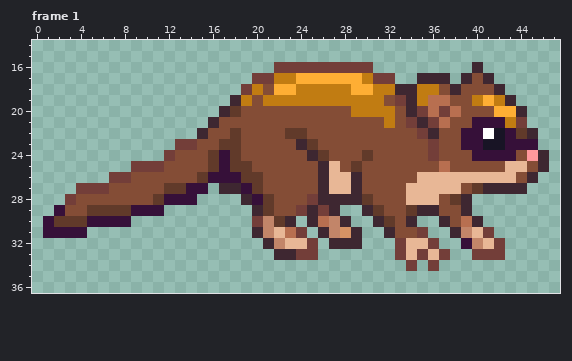
Two versions of one pixel-art file, Sprite-0001.aseprite. The picture above was drawn from the file before the commit.
48x48 pixels, 1 frame. Shown: frame 1: x 0..47, y 14..36. The commit also changed other frames, which this record leaves out.
And afterwards:
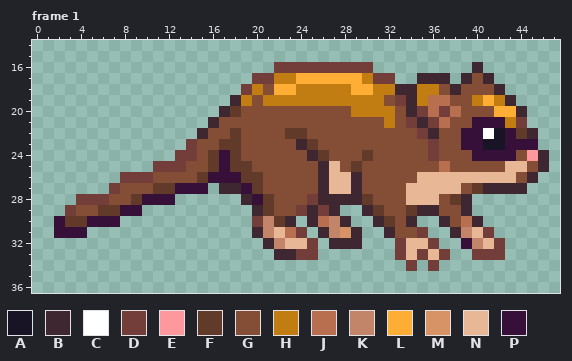
Palette (. is transparent): A #181425  B #3e2731  C #ffffff  D #733e39  E #ff989c  F #613a2a  G #844d36  H #c17c12  J #b86f50  K #c28569  L #feae34  M #d79365  N #e8b796  P #361039
The author wrote: fix: cola mas delgada
The exact change:
Frame 1:
y 23: x 13 D -> .
y 24: x 12..14 DGG -> .DD
y 25: x 9..10 DD -> ..; x 12..13 GG -> DD
y 26: x 7 D -> .; x 9..10 GG -> DD
y 27: x 4..7 DDDG -> ...D; x 11 G -> F; x 13 F -> P
y 28: x 3..6 DGGG -> .DDD; x 9..11 GGF -> FPP; x 13..14 PP -> ..
y 29: x 2..3 PG -> .D; x 5 F -> G; x 8 F -> P; x 10..11 PP -> ..
y 30: x 1..2 PF -> .P; x 8 P -> .
y 31: x 1 P -> .
Where, in picture pixels (left, top, right, bottom), the same in both pictures:
changed: (43, 139, 197, 238)
